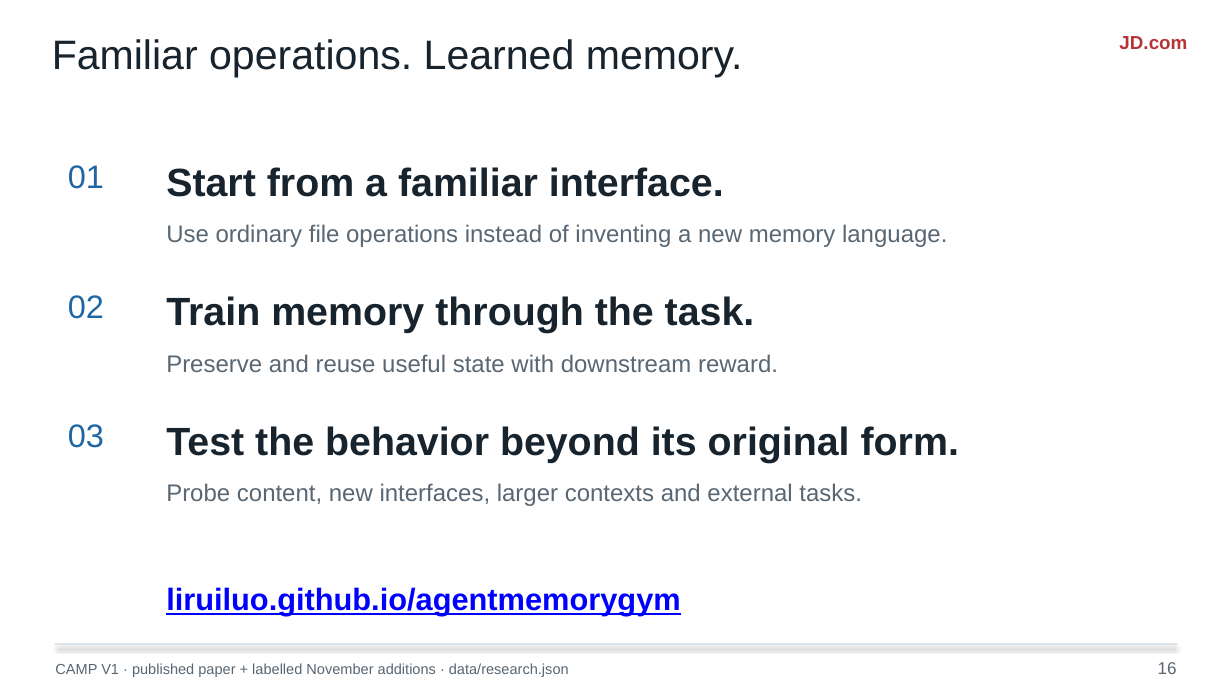
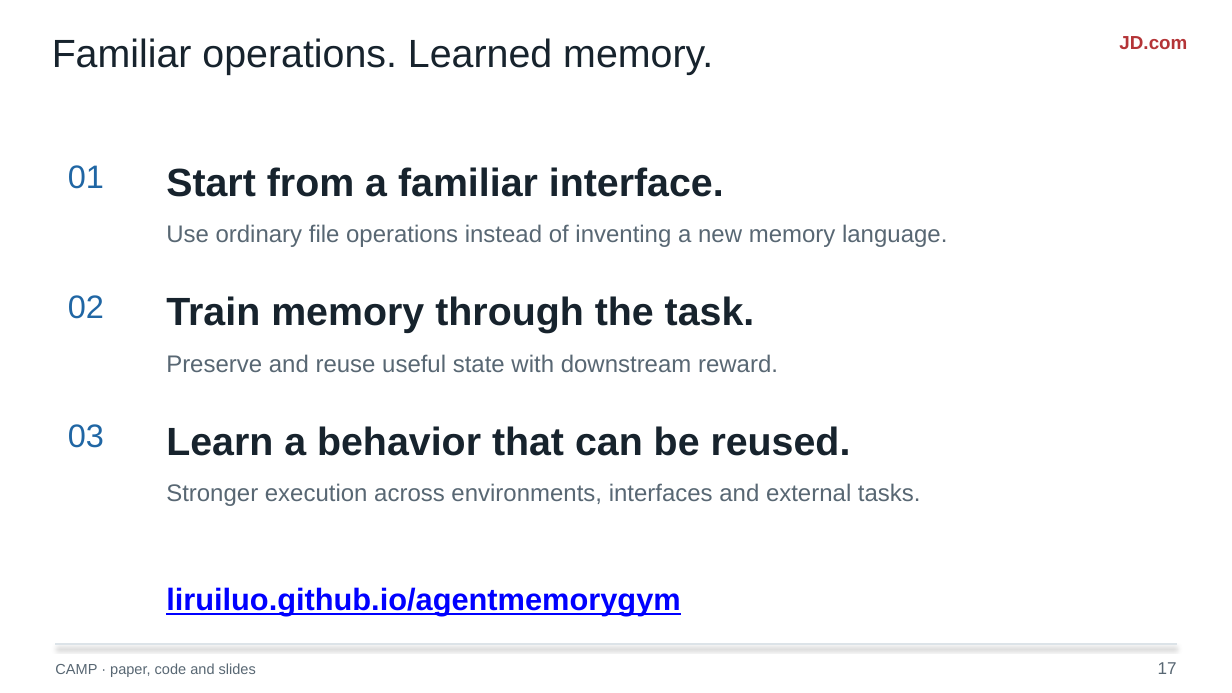
Before and after one commit to liruiluo/agentmemorygym, a slide deck: slide 17 of assets/slides/coding-agent-memory-post-training-slides.pptx (slide 16 before the commit). Drawn at 1232x693 pixels with LibreOffice and Linux fonts; fonts in the diff are those of the drawing. Boxes give left, top, right and bottom in pixels: in the first picture for what was removed or moved away, otherwise in the second. Text is boxed around its words. In the diff, an @@ line names an element or a change of style, - is before the commit and + after.

Commit message:
Build the CAMP talk around motivation, contributions and the research story

```diff
--- a/assets/slides/coding-agent-memory-post-training-slides.pptx
+++ b/assets/slides/coding-agent-memory-post-training-slides.pptx
@@ text "Familiar operations. Learned memory." at <box>52,38,713,74</box>: size 24 to 23 pt @@
@@ text at <box>166,426,851,456</box>: text changed @@
-Test the behavior beyond its original form.
+Learn a behavior that can be reused.
@@ text at <box>166,483,921,506</box>: text changed @@
-Probe content, new interfaces, larger contexts and external tasks.
+Stronger execution across environments, interfaces and external tasks.
@@ text at <box>55,663,256,677</box>: text changed @@
-CAMP V1 · published paper + labelled November additions · data/research.json
+CAMP · paper, code and slides
@@ text at <box>1158,662,1177,674</box>: text changed @@
-16
+17
```
Also in this commit, not shown: 11 other slides changed, 5 slides added, 4 slides removed, 17 other files.
